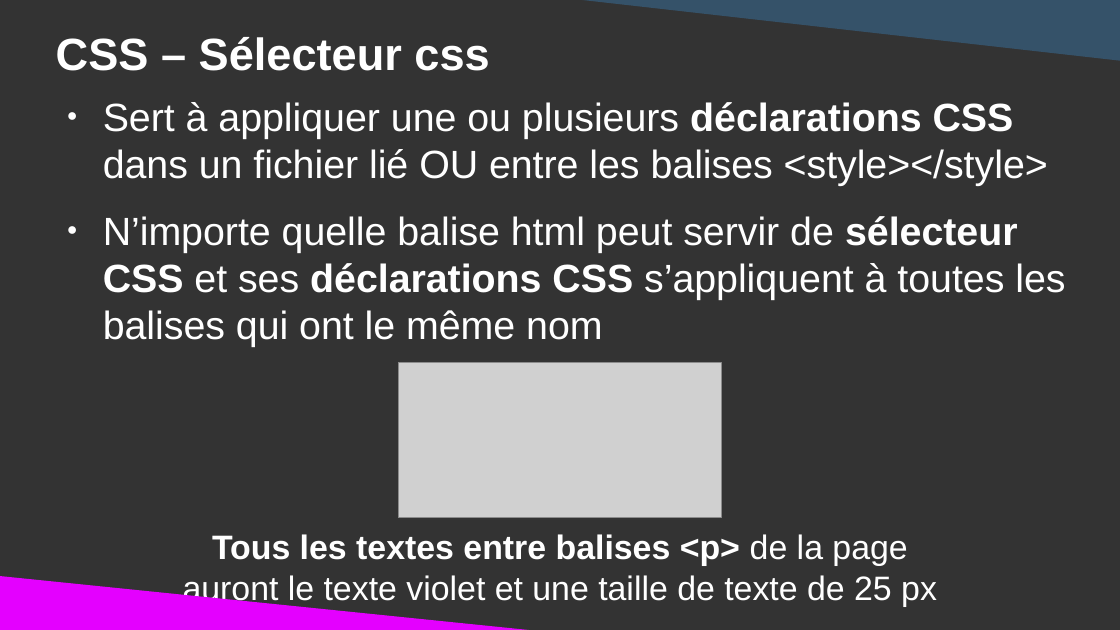
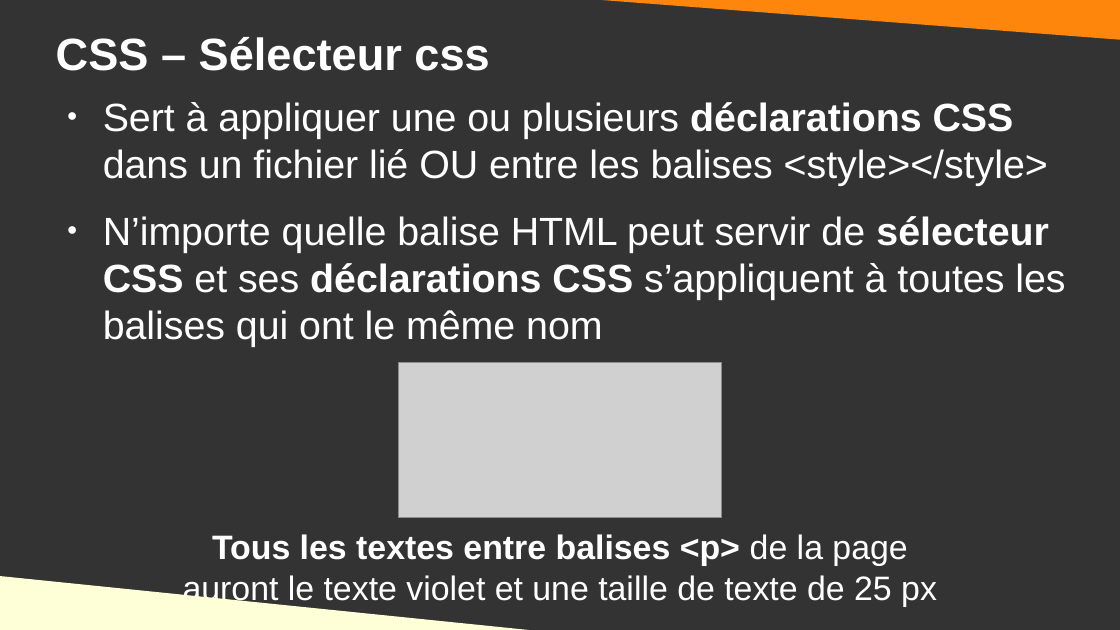
Before and after one commit to DanYellow/cours, a slide deck: slide 17 of integration-web-s1/travaux-pratiques/numero-3/presentation.odp. Drawn at 1120x630 pixels with LibreOffice and Linux fonts; fonts in the diff are those of the drawing; grey boxes stand for pictures. Boxes give left, top, right and bottom in pixels: in the first picture for what was removed or moved away, otherwise in the second. Text is boxed around its words. In the diff, an @@ line names an element or a change of style, - is before the commit and + after.

```diff
--- a/integration-web-s1/travaux-pratiques/numero-3/presentation.odp
+++ b/integration-web-s1/travaux-pratiques/numero-3/presentation.odp
@@ right triangle resized from (x1=542, y1=0, x2=1120, y2=61) to (x1=543, y1=0, x2=1120, y2=40) @@
@@ right triangle at (x1=543, y1=0, x2=1120, y2=40): fill #355269 to #FF860D @@
@@ text at (x1=103, y1=216, x2=1065, y2=347): text changed @@
-● N’importe quelle balise html peut servir de sélecteur CSS et ses déclarations CSS s’appliquent à toutes les balises qui ont le même nom
+● N’importe quelle balise HTML peut servir de sélecteur CSS et ses déclarations CSS s’appliquent à toutes les balises qui ont le même nom
@@ right triangle at (x1=0, y1=576, x2=579, y2=630): fill #E400FF to #FFFFD7 @@
```
Also in this commit, not shown: 4 other slides changed, 2 slides added, 16 other files.
